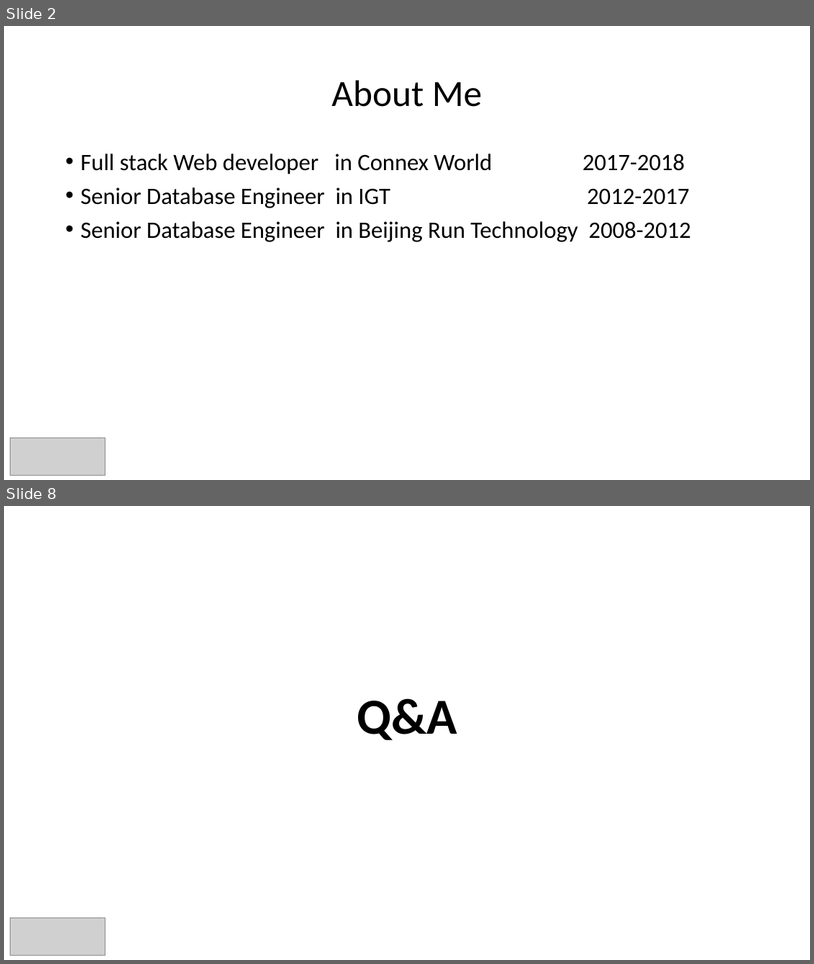
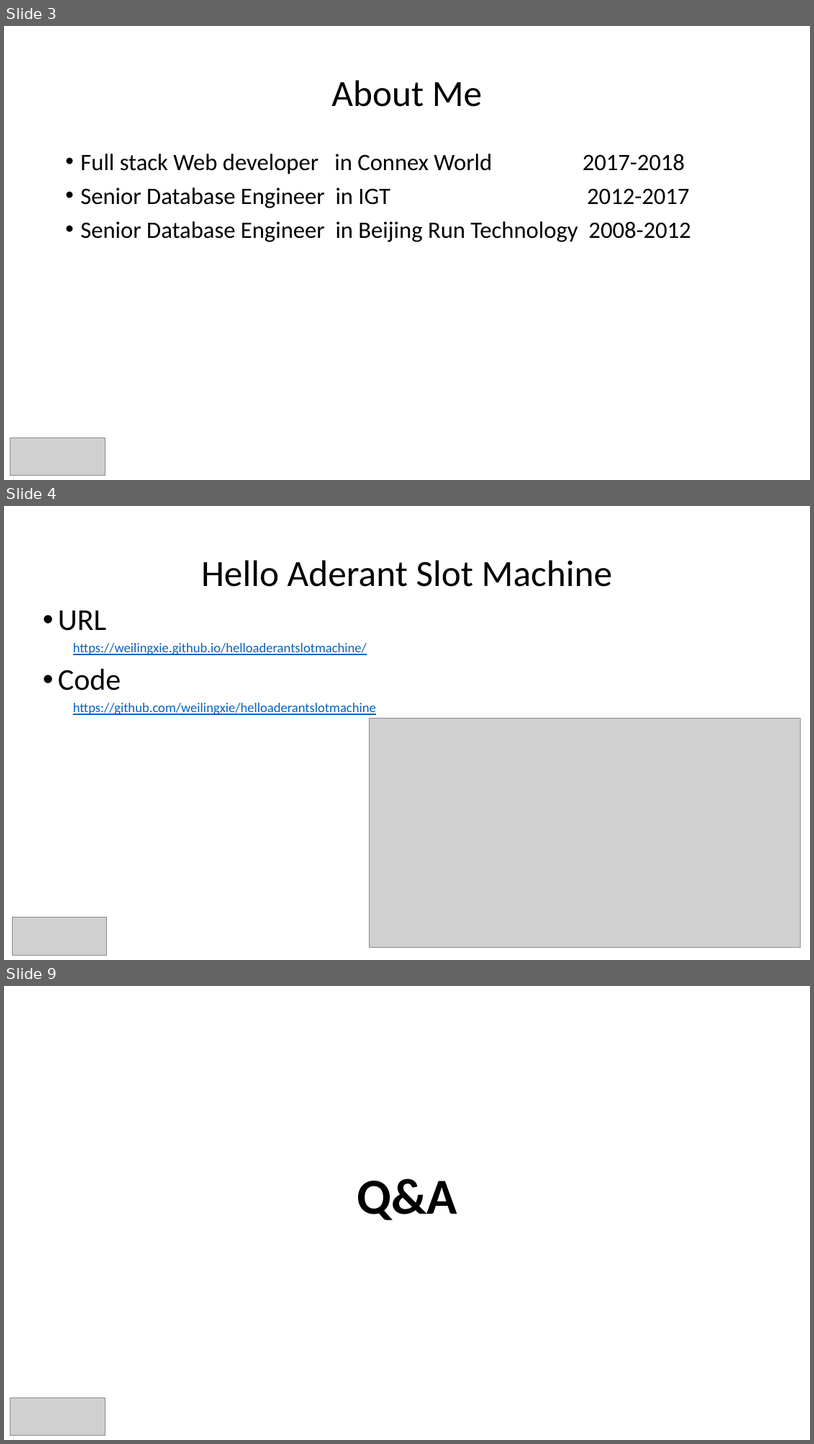
Before and after one commit to weilingxie/helloaderantslotmachine, a slide deck: helloaderant-WilliamXie.pptx. Shown one above the other, each under a label of ours: slides 2 and 8 before the commit, slides 3, 4 and 9 after it; the slides between them are not shown. The pictures are 814x964 and 814x1444 pixels, drawn with LibreOffice and Linux fonts; fonts in the diff are those of the drawing; grey boxes stand for pictures. Boxes give left, top, right and bottom in pixels: in the first picture for what was removed or moved away, otherwise in the second. Text is boxed around its words. In the diff, an @@ line names an element or a change of style, - is before the commit and + after.

```diff
--- a/helloaderant-WilliamXie.pptx
+++ b/helloaderant-WilliamXie.pptx
@@ slide 4 added at [4, 506, 810, 960], background #FFFFFF @@
@@ title added at [201, 560, 612, 587], 44 pt, text #000000 @@
+Hello Aderant Slot Machine
@@ text added at [58, 610, 376, 715], 16 pt, text #0563C1, underline @@
+• URL
+  https://weilingxie.github.io/helloaderantslotmachine/
+• Code
+  https://github.com/weilingxie/helloaderantslotmachine
@@ picture added at [369, 718, 801, 947] @@
@@ picture added at [13, 917, 107, 955] @@
@@ what was slide 2 is now slide 3 @@
@@ what was slide 8 is now slide 9 @@
```
Also in this commit, not shown: 2 slides changed, 4 other slides added, 4 slides removed.
